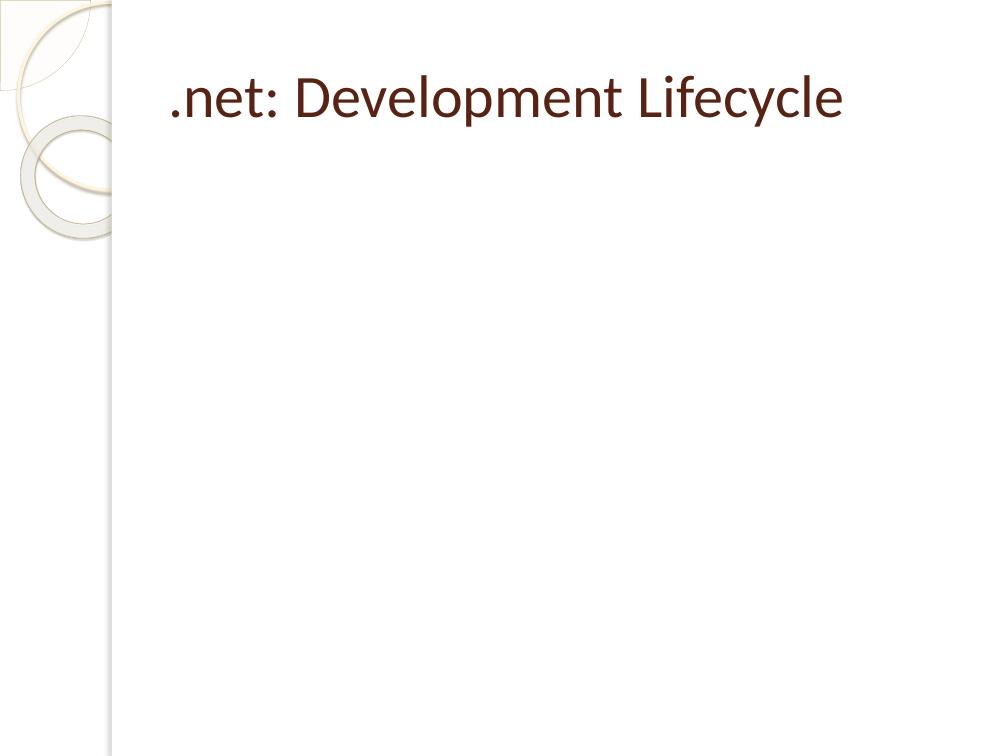
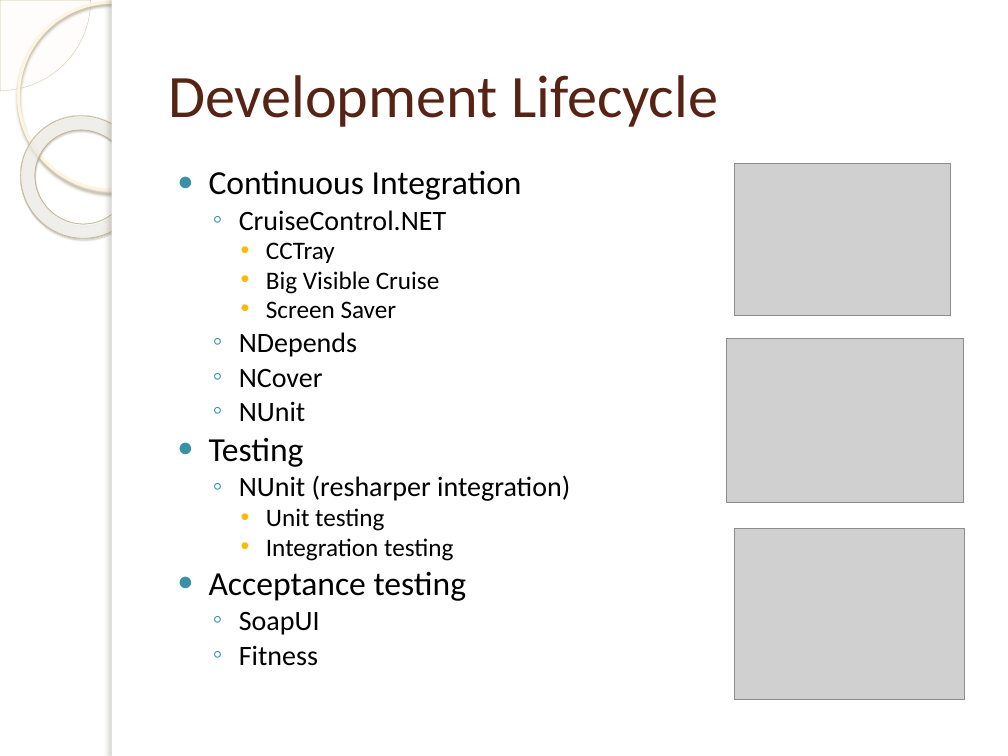
Before and after one commit to michelgrootjans/foresee, a slide deck: slide 5 of Agile.net/dotnet.pptx (slide 2 before the commit). Drawn at 1008x756 pixels with LibreOffice and Linux fonts; fonts in the diff are those of the drawing; grey boxes stand for pictures; background and template pictures are left out. Boxes give left, top, right and bottom in pixels: in the first picture for what was removed or moved away, otherwise in the second. Text is boxed around its words. In the diff, an @@ line names an element or a change of style, - is before the commit and + after.

```diff
--- a/Agile.net/dotnet.pptx
+++ b/Agile.net/dotnet.pptx
@@ title at [168, 75, 718, 127]: text changed @@
-.net: Development Lifecycle
+Development Lifecycle
@@ text added at [209, 170, 570, 666], 20 pt, text #000000 @@
+● Continuous Integration
+  ◦ CruiseControl.NET
+    • CCTray
+    • Big Visible Cruise
+    • Screen Saver
+  ◦ NDepends
+  ◦ NCover
+  ◦ NUnit
+● Testing
+  ◦ NUnit (resharper integration)
+    • Unit testing
+    • Integration testing
+● Acceptance testing
+  ◦ SoapUI
+  ◦ Fitness
@@ picture added at [734, 163, 950, 316] @@
@@ picture added at [726, 339, 964, 503] @@
@@ picture added at [734, 529, 964, 700] @@
```
Also in this commit, not shown: 1 other slide changed, 6 slides added, 1 slide removed, 3 other files.
